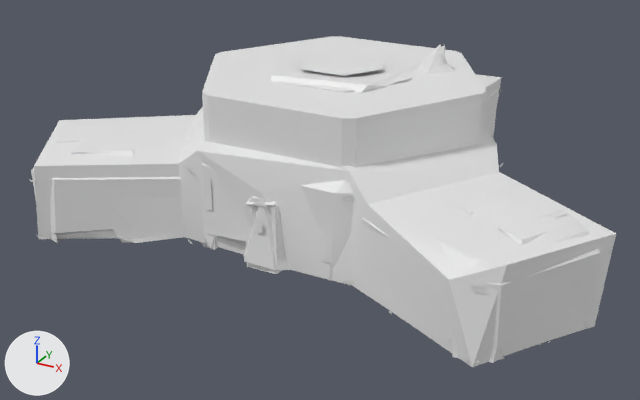
A saved change to the glTF model data/models/buildings/authored/frontier-trade-exchange.glb.
Both versions are drawn from a 50 mm camera at (92.1, -177.7, 90.1) aimed at (-5.2, -0.9, 1.7). Lighting does not change. The marker at lower left points along +X, +Y and +Z. The picture after the commit comes second. Materials are left out; every surface is plain grey. Where no turn or scale is listed for an object, it has been applied to the vertices. Vertices at exactly the same position are counted once.

Names of what the first picture shows: 'building_volume-0-whole', 'frontier-trade-exchange-lod0-shell', 'frontier-trade-exchange-lod1-shell', 'frontier-trade-exchange-lod2-shell'.
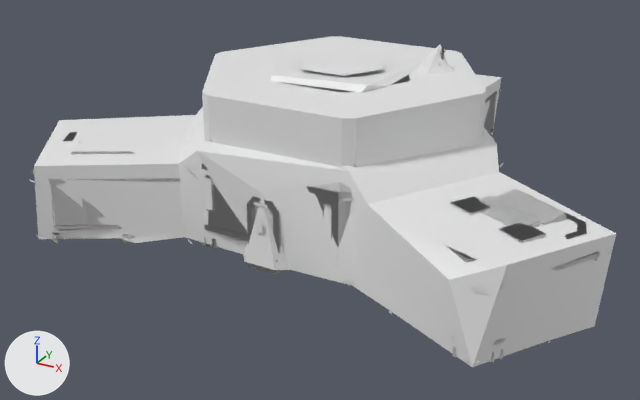
Pixel boxes (x1, y1, x2, y2) of what changed, in the pictures (640 x 400 px):
'frontier-trade-exchange-lod1-shell', reshaped (mostly hidden afterwards): before (31, 45, 600, 363); after (32, 91, 600, 346)
part 1 of me_frontier_trade_exchange_lod1_shell, rebuilt (mostly hidden afterwards): before (31, 45, 600, 363); after (202, 164, 352, 261)
part 2 of me_frontier_trade_exchange_lod1_shell, cut back (mostly hidden): after (32, 91, 600, 346)
'frontier-trade-exchange-lod0-shell', unchanged, uncovered by the edit: before (49, 46, 587, 357); after (33, 46, 598, 362)

The change, as a list of edits to the scene's bpy script:
```text
Change me_frontier_trade_exchange_lod1_shell:
    used by ob_frontier_trade_exchange_lod1_shell; location = (0.0, 0.0, 0.0)
    remove me_frontier_trade_exchange_lod1_shell.from_pydata(...)  # 732 vertices, 1057 faces; spans x -67.0..67.1, y -47.8..70.8, z -0.3..41.0
    add me_frontier_trade_exchange_lod1_shell.from_pydata(...)  # 2691 vertices, 3433 faces; spans x -66.9..66.9, y -47.5..70.3, z 0.0..40.6
    me_frontier_trade_exchange_lod1_shell part 1: the loose piece of 524 vertices spanning x -67.0..67.1, y -47.8..70.7, z -0.3..41.0 is rebuilt with 614 vertices and now spans x -37.1..37.1, y -33.2..33.2, z 0.0..35.0
    me_frontier_trade_exchange_lod1_shell part 2: 12 vertices removed from x -14.9..14.9, y -13.3..13.3, z 34.1; 2056 vertices added at x -66.9..66.9, y -47.5..70.3, z 0.0..40.6
    other edits to the shape of me_frontier_trade_exchange_lod1_shell do not show in these pictures
```
